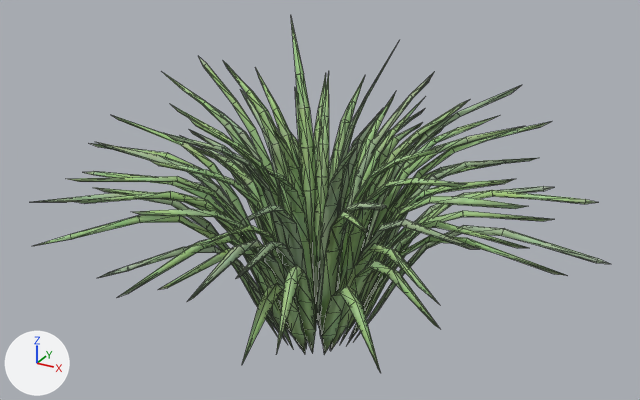
A saved change to the glTF model public/env/grass-clump.glb.
Both versions are drawn from a 50 mm lens placed at (0.457, -0.843, 0.605), pointed at (-0.004, -0.006, 0.186). The axes (+X, +Y, +Z) are drawn at lower left. The lights are the same throughout. The picture after the commit comes second. Mesh edges are drawn as thin lines. Where no turn or scale is listed for an object, it has been applied to the vertices. Vertices at exactly the same position are counted once.

Objects in the first picture: 'grass-clump_body'.
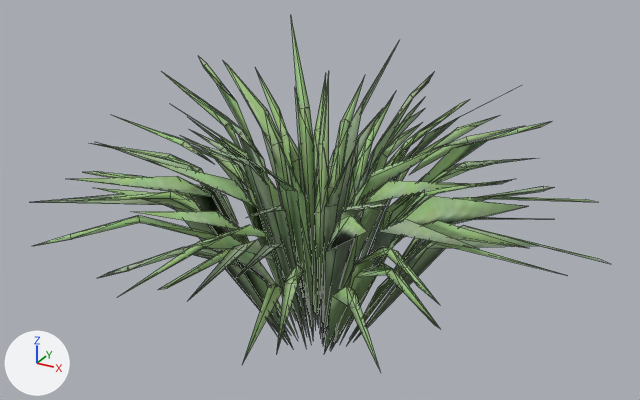
What differs and where, as boxes (x1, y1, x2, y2) in the pictures (640 x 400 px):
'grass-clump_body', reshaped: before (34, 19, 609, 373); after (34, 19, 609, 370)
part 1 of me_grass_clump_body, deleted (green): before (34, 19, 609, 373)

Diff of the bpy script that builds the scene:
```diff
--- a/public/env/grass-clump.glb.py
+++ b/public/env/grass-clump.glb.py
@@ me_grass_clump_body @@
 # used by ob_grass_clump_body; location = (0.0, 0.0, 0.1941)
-me_grass_clump_body.from_pydata(...)  # 1555 vertices, 2790 faces; spans x -0.329..0.329, y -0.318..0.318, z -0.194..0.194
+me_grass_clump_body.from_pydata(...)  # 660 vertices, 958 faces; spans x -0.329..0.329, y -0.318..0.318, z -0.194..0.194
+# me_grass_clump_body part 1: 895 vertices removed from x -0.314..0.314, y -0.304..0.303, z -0.194..0.167
 me_grass_clump_body.materials.append(mat_grass_clump_body_pbr)
```
